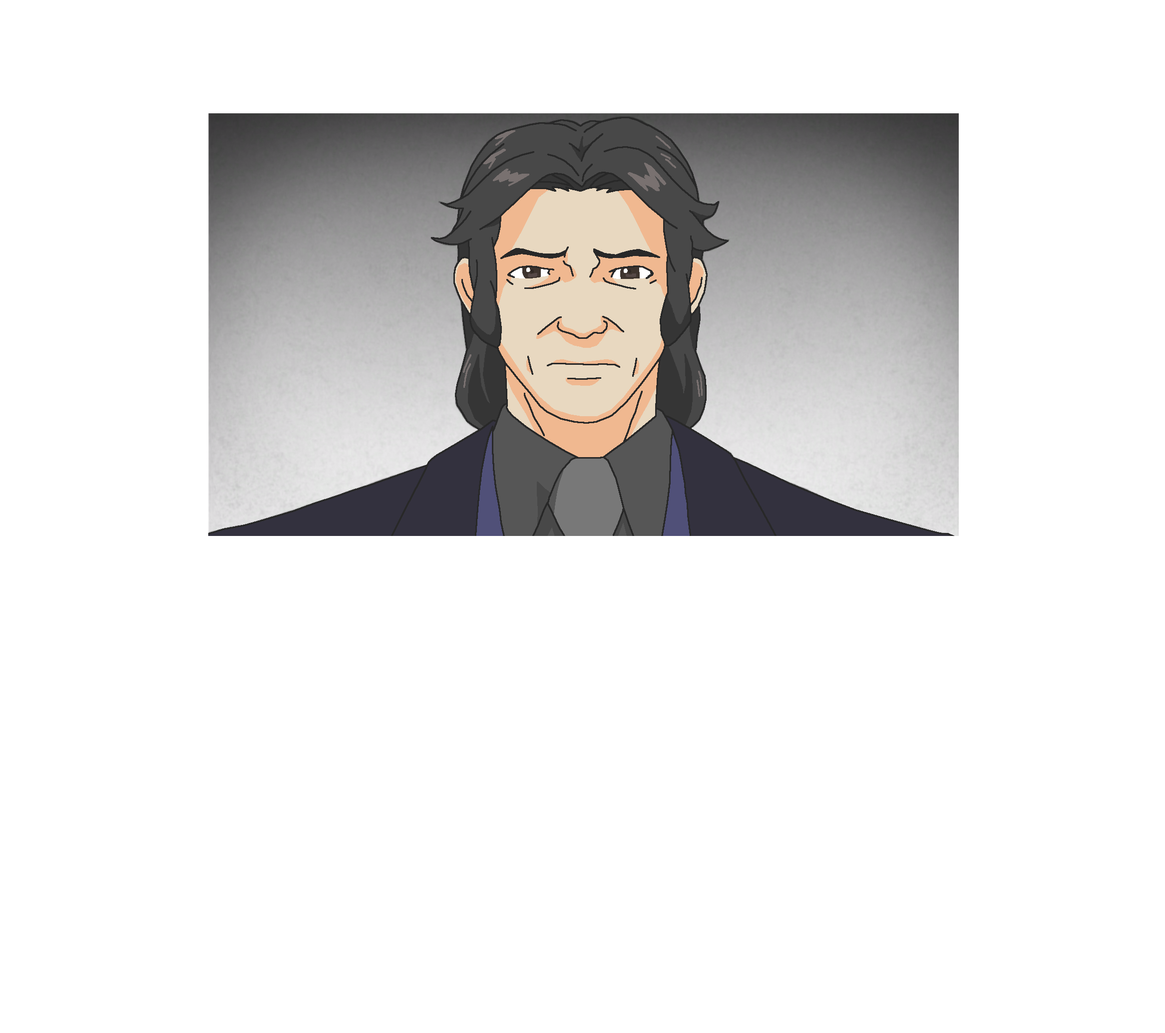
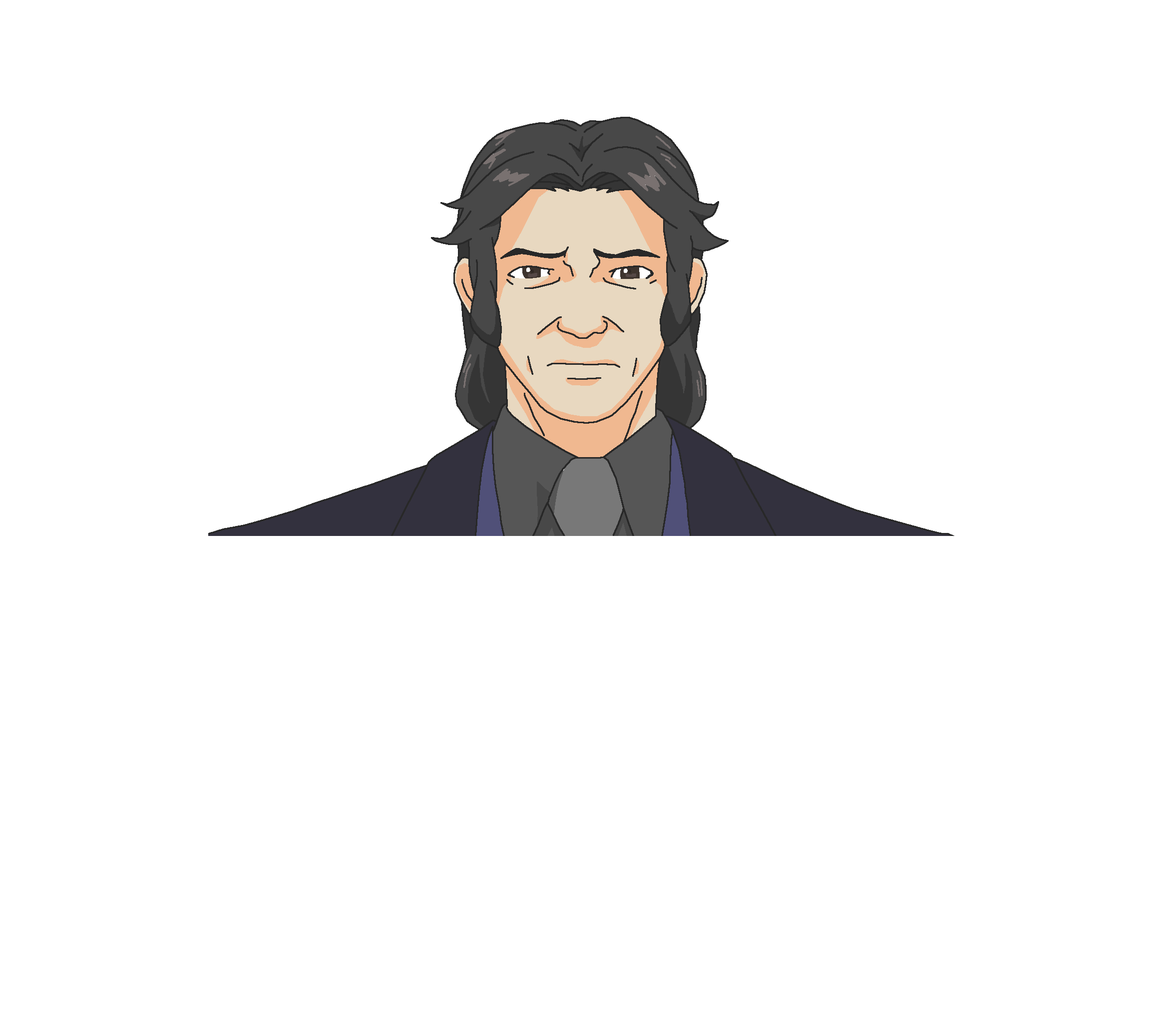
Layers edited between the first and the second 1165x1033 image:
painted on "Pasted Layer #1" over <box>208,113,959,537</box>
